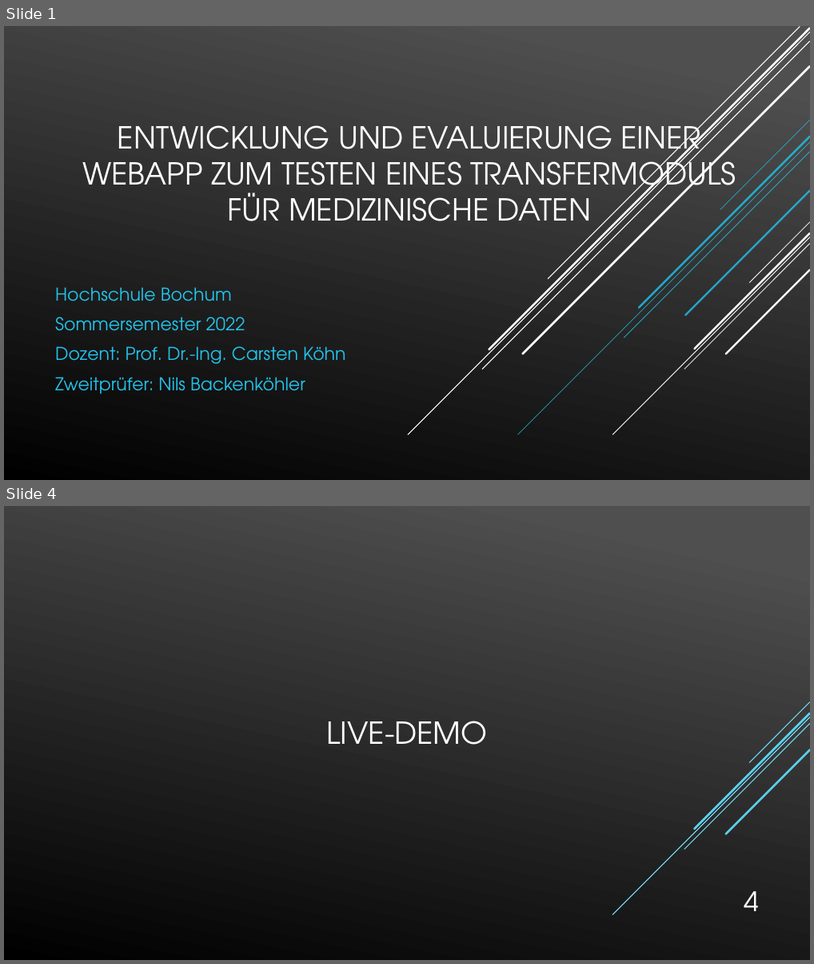
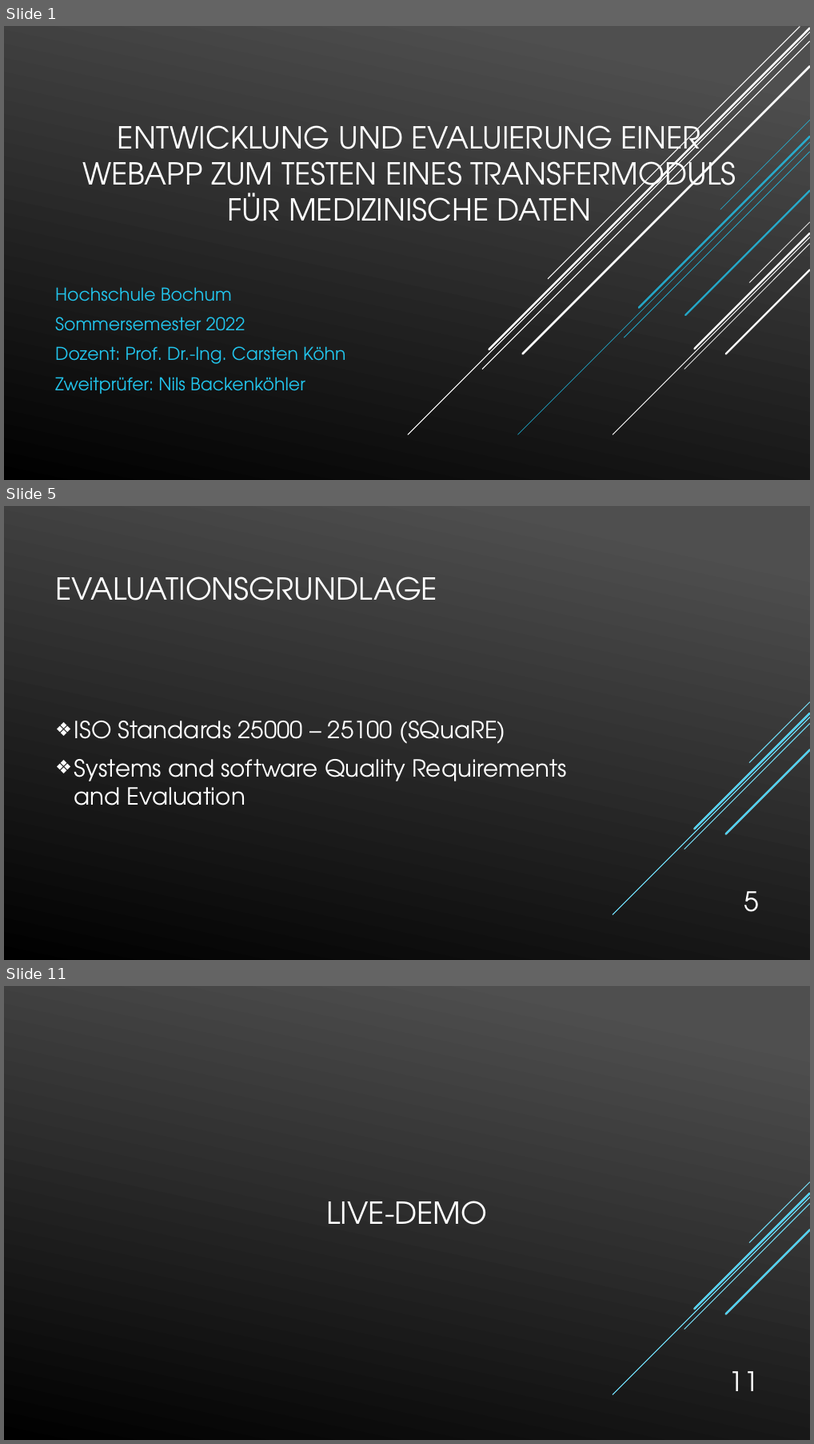
Before and after one commit to Tura92/Bachelorarbeit, a slide deck: Kolloquium Präsentation.pptx. Shown one above the other, each under a label of ours: slides 1 and 4 before the commit, slides 1, 5 and 11 after it; the slides between them are not shown. The pictures are 814x964 and 814x1444 pixels, drawn with LibreOffice and Linux fonts; fonts in the diff are those of the drawing. Boxes give left, top, right and bottom in pixels: in the first picture for what was removed or moved away, otherwise in the second. Text is boxed around its words. In the diff, an @@ line names an element or a change of style, - is before the commit and + after.

```diff
--- a/Kolloquium Präsentation.pptx
+++ b/Kolloquium Präsentation.pptx
@@ slide 5 added at box(4, 506, 810, 960), background gradient #4F4F4F to #000000; not listed: 5 template elements that a slide beside it also shows @@
@@ title added at box(55, 576, 438, 600), 36 pt, text #FFFFFF @@
+EVALUATIONSGRUNDLAGE
@@ text added at box(74, 720, 567, 805), 28 pt, text #FFFFFF @@
+❖ ISO Standards 25000 – 25100 (SQuaRE)
+❖ Systems and software Quality Requirements and Evaluation
@@ group added at box(613, 702, 810, 914): 5 lines @@
@@ page number added at box(744, 891, 759, 912), 32 pt, text #FFFFFF @@
+5
@@ what was slide 4 is now slide 11 @@
@@ page number at box(729, 1371, 758, 1391): text changed @@
-4
+11
```
Also in this commit, not shown: 1 slide changed, 8 other slides added, 1 slide removed.
